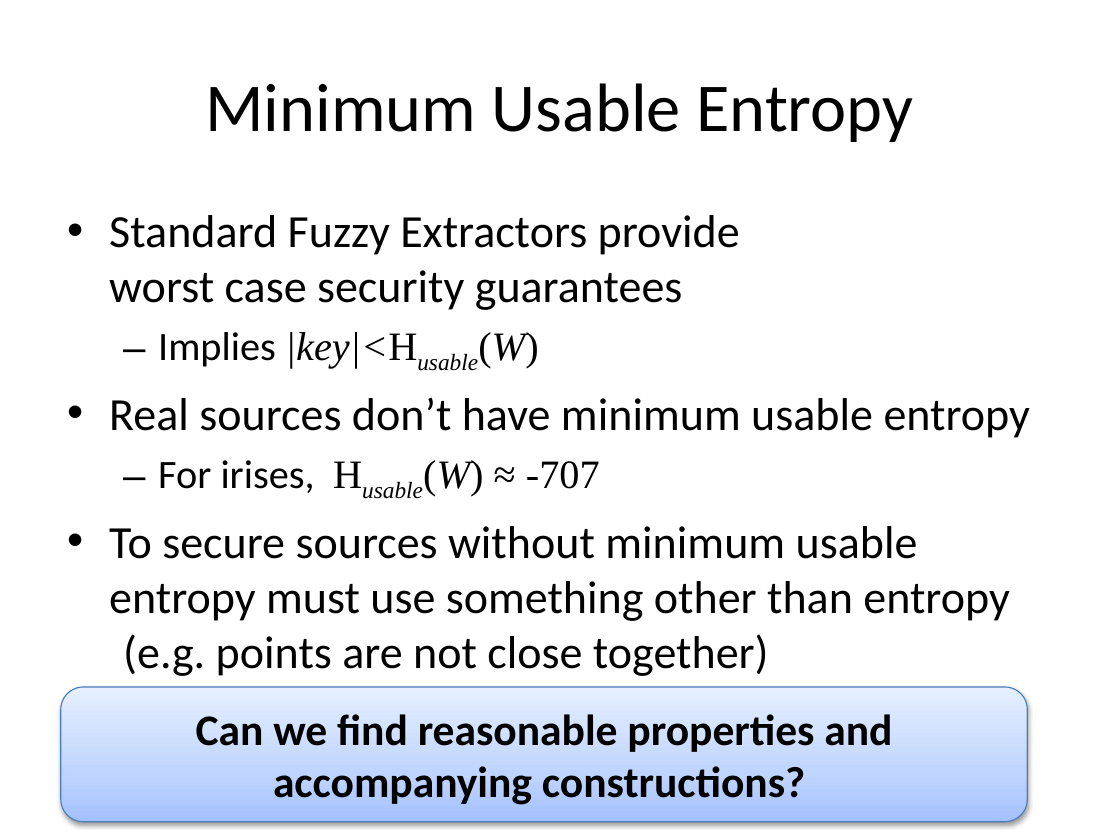
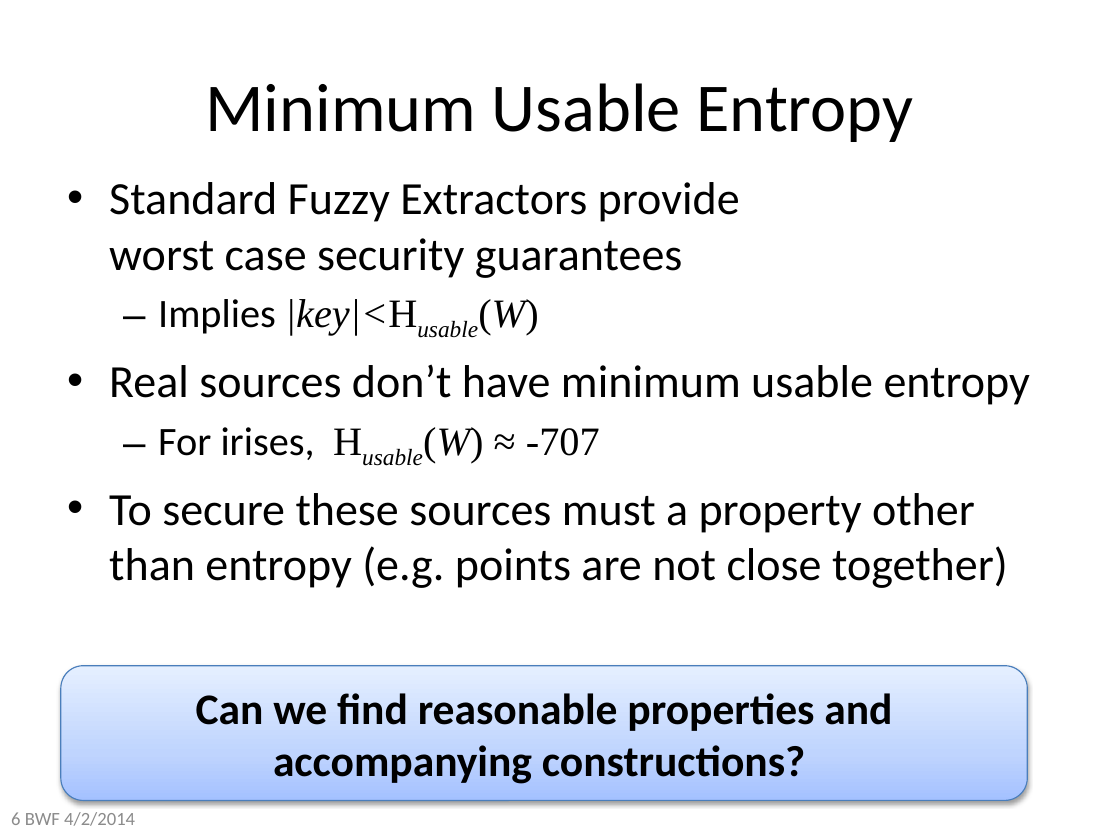
Before and after one commit to xianruimeng/comp-fuzzy-ext, a slide deck: slide 6 of constantRate/KeyDerivationWithNegativeUsable.pptx. Drawn at 1120x840 pixels with LibreOffice and Linux fonts; fonts in the diff are those of the drawing. Boxes give left, top, right and bottom in pixels: in the first picture for what was removed or moved away, otherwise in the second. Text is boxed around its words. In the diff, an @@ line names an element or a change of style, - is before the commit and + after.

```diff
--- a/constantRate/KeyDerivationWithNegativeUsable.pptx
+++ b/constantRate/KeyDerivationWithNegativeUsable.pptx
@@ text "Standard Fuzzy Extractors provide worst ...": place and size @@
-text "Standard Fuzzy Extractors provide worst ..." at (109,215,1030,676)
+text "Standard Fuzzy Extractors provide worst ..." at (109,182,1030,588)
@@ text at (109,493,1008,588): text changed @@
-• To secure sources without minimum usable entropy must use something other than entropy
-  (e.g. points are not close together)
+• To secure these sources must a property other than entropy (e.g. points are not close together)
@@ rounded rectangle "Can we find reasonable properties ...": place and size @@
-rounded rectangle "Can we find reasonable properties ..." at (60,687,1027,821)
+rounded rectangle "Can we find reasonable properties ..." at (60,665,1027,800)
@@ text added at (11,812,135,826), 12 pt, text #8C8C8C @@
+6 BWF 4/2/2014
```
Also in this commit, not shown: 43 other slides changed, 8 slides added.
